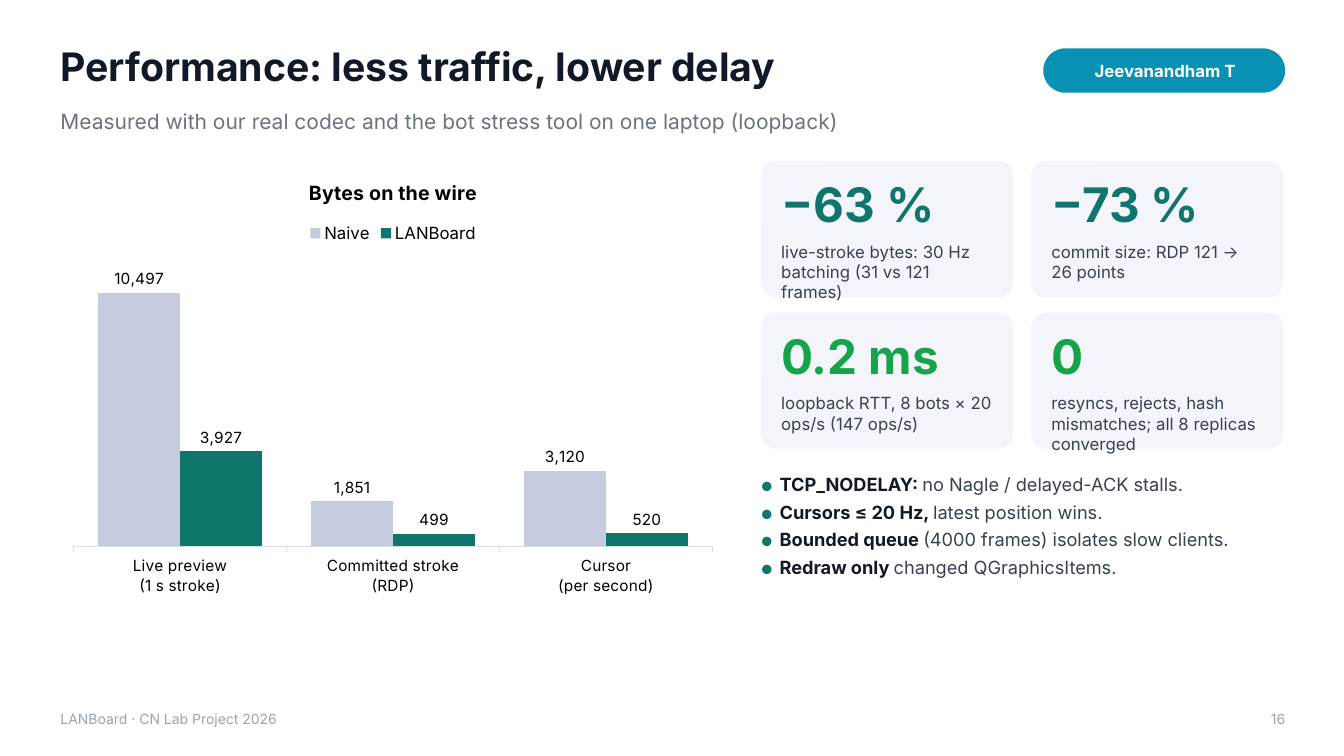
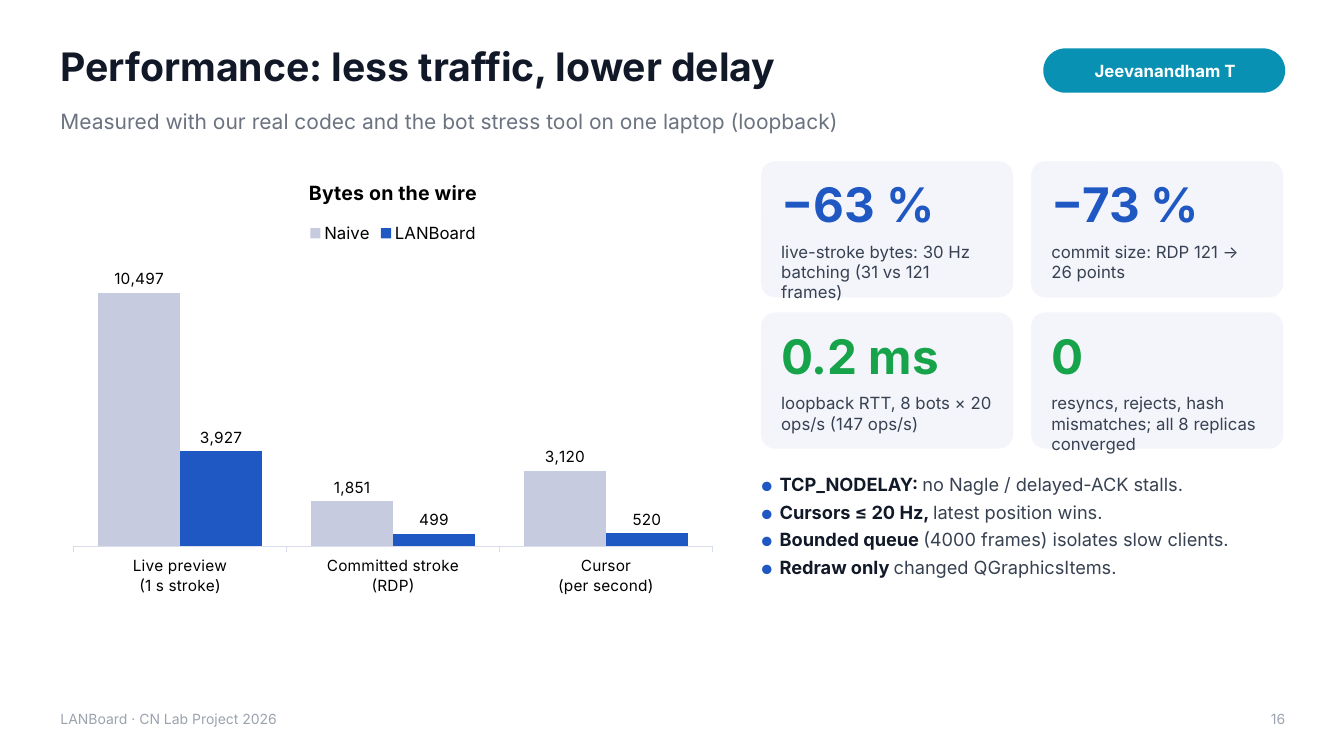
Before and after one commit to YashvanthSankar/cn-course-project, a slide deck: slide 16 of docs/LANBoard_Presentation.pptx. Drawn at 1344x756 pixels with LibreOffice and Linux fonts; fonts in the diff are those of the drawing. Boxes give left, top, right and bottom in pixels: in the first picture for what was removed or moved away, otherwise in the second. Text is boxed around its words. In the diff, an @@ line names an element or a change of style, - is before the commit and + after.

Commit message:
ui+docs: professional cobalt-blue and slate palette
Replaces the teal accent with a muted cobalt blue (#1f57c3 light,
#3b7be8 dark) on slate greys, a navy connect-screen panel, and amber kept
as the small second colour. Logo/icon, PDF styles, diagrams and the deck
follow; the 22 screenshots were retaken and the PDF and PPTX rebuilt.

```diff
--- a/docs/LANBoard_Presentation.pptx
+++ b/docs/LANBoard_Presentation.pptx
@@ column chart at (60, 161, 726, 605) @@
@@ colour of LANBoard #0F766E to #1F57C3 @@
@@ text "−63 %" at (781, 187, 875, 223): text colour #0F766E to #1F57C3 @@
@@ text "−73 %" at (1051, 187, 1139, 223): text colour #0F766E to #1F57C3 @@
@@ text "● TCP_NODELAY: no Nagle / ..." at (780, 477, 1229, 578): text colour #0F766E to #1F57C3 in "●", "●", "●", "●" @@
```
Also in this commit, not shown: 21 other slides changed, 38 other files.
